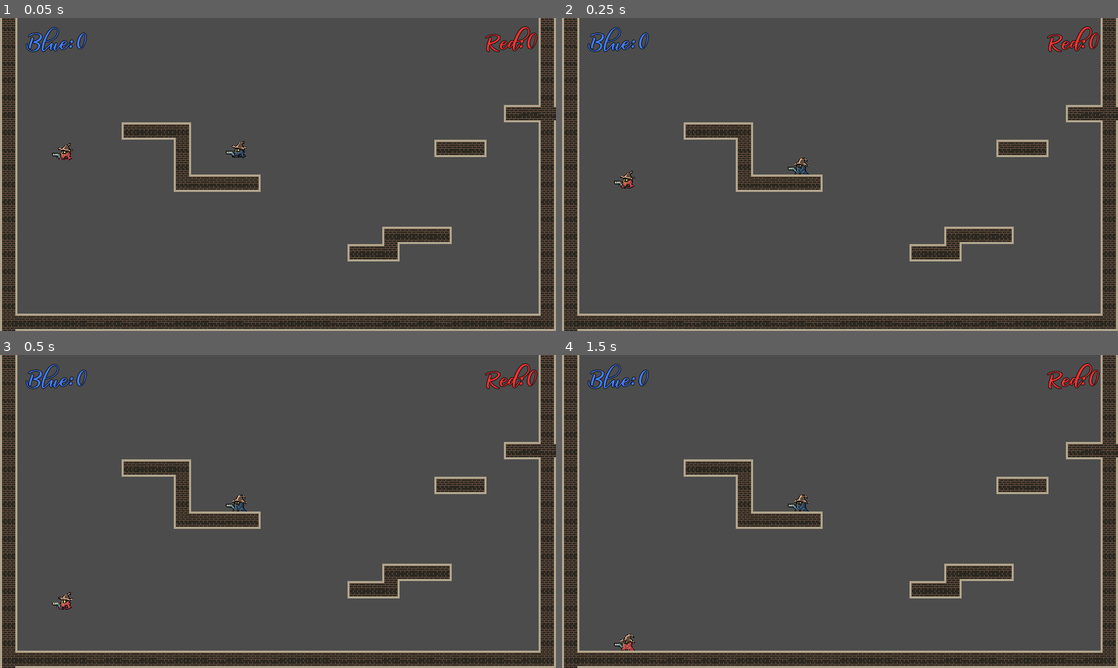
Above: before the commit, frames 1-4 (two rows, left to right).
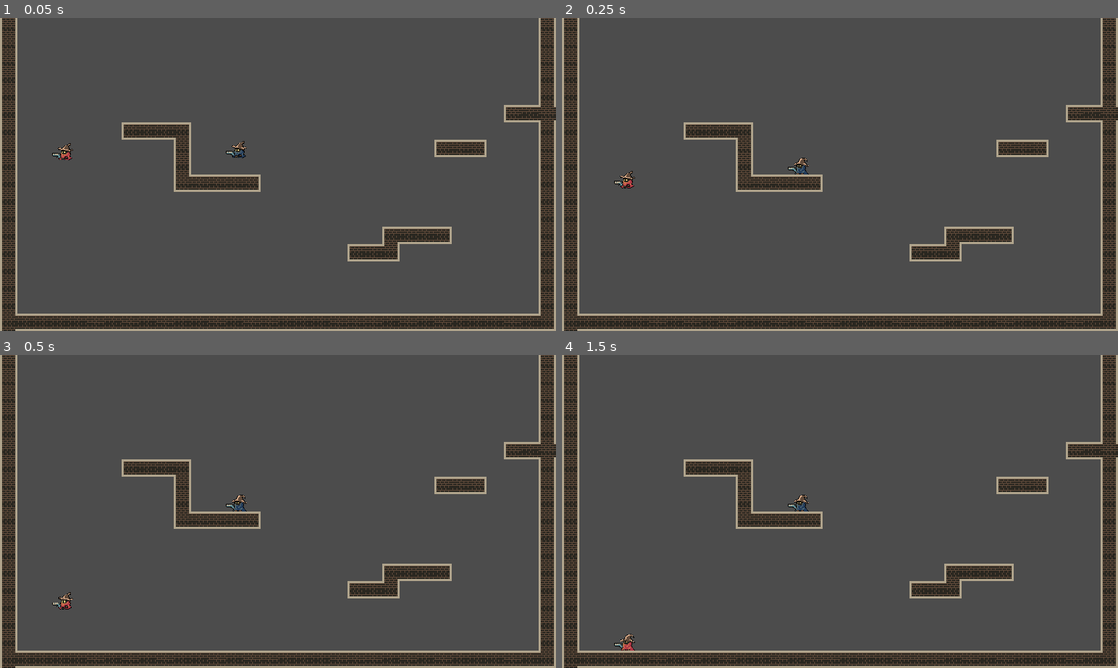
Above: after the commit, the same moments.

Repository: lithubclone/cloudcarnage
Game: Godot game, scene res://Scenes/TestGround.tscn
Two runs of this game, one before a commit and one after it. Both use one fixed random seed, a clock stepped at 60 frames per second and the inputs below. Sound files missing from this copy of the repository are replaced by a short silence.
Inputs:
- Up to frame 1 (0.05 s): no input
- Up to frame 2 (0.25 s): no input
- Up to frame 3 (0.5 s): no input
- Up to frame 4 (1.5 s): tap Enter (ui_accept) at 0.5, 0.77, 1.25 s

The runs differ from the first frame. In frame 1, 0.6% of the frame differs, in the area x 4-97%, y 2-11%; in frame 2, 0.6%; in frame 3, 0.6%; in frame 4, 0.6%.

Commit message:
backgroundmusic added

Diff:
--- a/Scenes/Arena.tscn
+++ b/Scenes/Arena.tscn
@@ -1,10 +1,54 @@
-[gd_scene load_steps=7 format=2]
+[gd_scene load_steps=14 format=2]
 
 [ext_resource path="res://Assets/Sprites/Environment/Tilesets/TileMap.tres" type="TileSet" id=1]
 [ext_resource path="res://Scenes/Title/Buttons/magic_36.tres" type="DynamicFont" id=2]
 [ext_resource path="res://Assets/Audio/control/no.wav" type="AudioStream" id=3]
 [ext_resource path="res://Assets/Objects/Player/Player0.tscn" type="PackedScene" id=4]
 [ext_resource path="res://Assets/Objects/Player/Player1.tscn" type="PackedScene" id=5]
+[ext_resource path="res://Assets/Objects/HUD.tscn" type="PackedScene" id=6]
+[ext_resource path="res://Assets/Audio/music/ambient_office_spice0.wav" type="AudioStream" id=7]
+[ext_resource path="res://Assets/Audio/music/ambient_office_spice1.wav" type="AudioStream" id=8]
+[ext_resource path="res://Assets/Audio/music/ambient_office_spice2.wav" type="AudioStream" id=9]
+[ext_resource path="res://Assets/Audio/music/ambient_office_spice3.wav" type="AudioStream" id=10]
+[ext_resource path="res://Assets/Audio/music/ambient_office_spice4.wav" type="AudioStream" id=11]
+
+[sub_resource type="GDScript" id=2]
+script/source = "extends Node2D
+
+# Declare member variables here. Examples:
+# var a = 2
+# var b = \"text\"
+onready var s = [$AudioBackground0, $AudioBackground1,$AudioBackground2, $AudioBackground3,$AudioBackground4]
+var r = randi()%4
+
+# Called when the node enters the scene tree for the first time.
+func _ready():
+	s[r].play()
+
+# Called every frame. 'delta' is the elapsed time since the previous frame.
+#func _process(delta):
+#	pass
+
+
+func _on_AudioBackground0_finished():
+	r = rand_range(0,4)
+	s[r].play()
+
+func _on_AudioBackground1_finished():
+	r = rand_range(0,4)
+	s[r].play()
+
+func _on_AudioBackground2_finished():
+	r = rand_range(0,4)
+	s[r].play()
+
+func _on_AudioBackground3_finished():
+	r = rand_range(0,4)
+	s[r].play()
+
+func _on_AudioBackground4_finished():
+	r = rand_range(0,4)
+	s[r].play()"
 
 [sub_resource type="GDScript" id=1]
 script/source = "extends Control
@@ -29,6 +73,7 @@
 "
 
 [node name="Arena" type="Node2D"]
+script = SubResource( 2 )
 
 [node name="TileMap" type="TileMap" parent="."]
 tile_set = ExtResource( 1 )
@@ -105,5 +150,32 @@
 
 [node name="Player1" parent="." instance=ExtResource( 5 )]
 position = Vector2( 630, 330 )
+
+[node name="HUD" parent="." instance=ExtResource( 6 )]
+
+[node name="AudioBackground0" type="AudioStreamPlayer" parent="."]
+stream = ExtResource( 7 )
+volume_db = -25.0
+
+[node name="AudioBackground1" type="AudioStreamPlayer" parent="."]
+stream = ExtResource( 8 )
+volume_db = -25.0
+
+[node name="AudioBackground2" type="AudioStreamPlayer" parent="."]
+stream = ExtResource( 9 )
+volume_db = -25.0
+
+[node name="AudioBackground3" type="AudioStreamPlayer" parent="."]
+stream = ExtResource( 10 )
+volume_db = -25.0
+
+[node name="AudioBackground4" type="AudioStreamPlayer" parent="."]
+stream = ExtResource( 11 )
+volume_db = -25.0
 [connection signal="pressed" from="CanvasLayer/Pause/VBoxContainer/Menu" to="CanvasLayer/Pause" method="_on_Menu_pressed"]
 [connection signal="finished" from="CanvasLayer/Pause/AudioStreamPlayer" to="CanvasLayer/Pause" method="_on_AudioStreamPlayer_finished"]
+[connection signal="finished" from="AudioBackground0" to="." method="_on_AudioBackground0_finished"]
+[connection signal="finished" from="AudioBackground1" to="." method="_on_AudioBackground1_finished"]
+[connection signal="finished" from="AudioBackground2" to="." method="_on_AudioBackground2_finished"]
+[connection signal="finished" from="AudioBackground3" to="." method="_on_AudioBackground3_finished"]
+[connection signal="finished" from="AudioBackground4" to="." method="_on_AudioBackground4_finished"]
--- a/Scenes/TestGround.tscn
+++ b/Scenes/TestGround.tscn
@@ -1,9 +1,8 @@
-[gd_scene load_steps=5 format=2]
+[gd_scene load_steps=4 format=2]
 
 [ext_resource path="res://Assets/Sprites/Environment/Tilesets/TileMap.tres" type="TileSet" id=1]
 [ext_resource path="res://Assets/Objects/Player/Player0.tscn" type="PackedScene" id=2]
 [ext_resource path="res://Assets/Objects/Player/Player1.tscn" type="PackedScene" id=3]
-[ext_resource path="res://Assets/Objects/HUD.tscn" type="PackedScene" id=4]
 
 [node name="TestGround" type="Node2D"]
 
@@ -30,5 +29,3 @@
 
 [node name="Spawn3" type="Position2D" parent="."]
 position = Vector2( 510, 130 )
-
-[node name="HUD" parent="." instance=ExtResource( 4 )]
